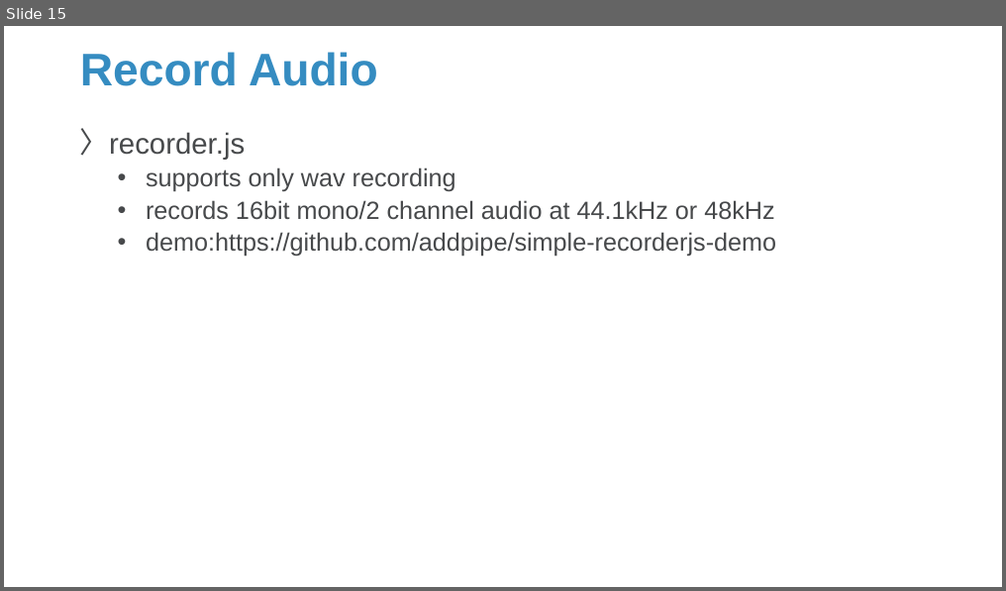
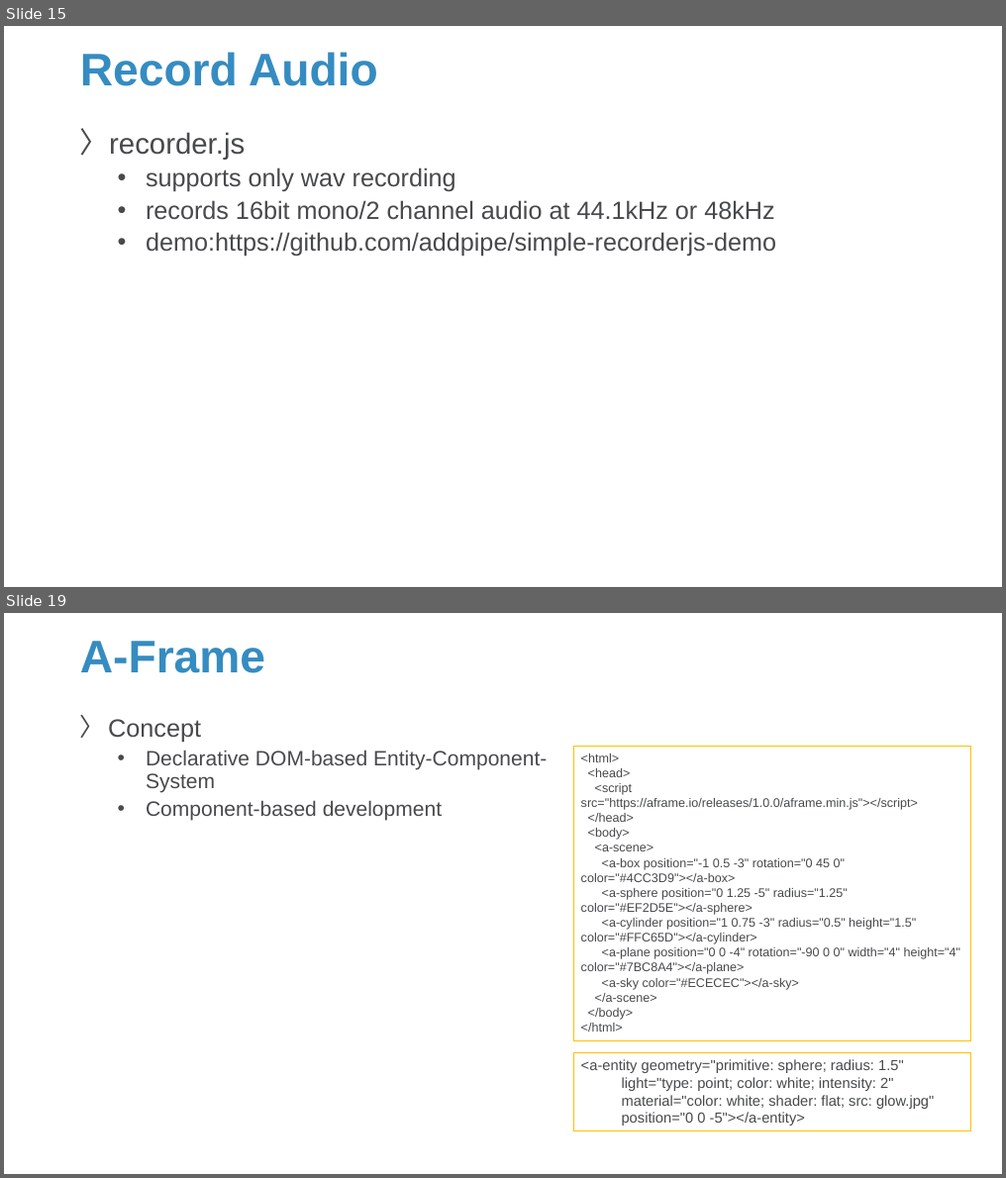
Before and after one commit to Sparks-Lu/TechNotes, a slide deck: Web/JavaScript-Notes.pptx. Shown one above the other, each under a label of ours: slide 15 before the commit, slides 15 and 19 after it; the slides between them are not shown. The pictures are 1006x591 and 1006x1178 pixels, drawn with LibreOffice and Linux fonts; fonts in the diff are those of the drawing; background and template pictures are left out. Boxes give left, top, right and bottom in pixels: in the first picture for what was removed or moved away, otherwise in the second. Text is boxed around its words. In the diff, an @@ line names an element or a change of style, - is before the commit and + after.

```diff
--- a/Web/JavaScript-Notes.pptx
+++ b/Web/JavaScript-Notes.pptx
@@ slide 19 added at (4, 613, 1002, 1174), background picture (left out) @@
@@ title added at (80, 641, 265, 673), 44 pt, text #358CC1, bold @@
+A-Frame
@@ text added at (108, 719, 547, 820), 20 pt, text #47494B @@
+〉 Concept
+  • Declarative DOM-based Entity-Component-System
+  • Component-based development
@@ rectangle added at (573, 747, 971, 1042), outline #FFC000 0.75 pt, 12 pt, text #47494B @@
+<html>
+<head>
+<script src="https://aframe.io/releases/1.0.0/aframe.min.js"></script>
+</head>
+<body>
+<a-scene>
+<a-box position="-1 0.5 -3" rotation="0 45 0" color="#4CC3D9"></a-box>
+<a-sphere position="0 1.25 -5" radius="1.25" color="#EF2D5E"></a-sphere>
+<a-cylinder position="1 0.75 -3" radius="0.5" height="1.5" color="#FFC65D"></a-cylinder>
+<a-plane position="0 0 -4" rotation="-90 0 0" width="4" height="4" color="#7BC8A4"></a-plane>
+<a-sky color="#ECECEC"></a-sky>
+</a-scene>
+</body>
+</html>
@@ rectangle added at (573, 1054, 971, 1131), outline #FFC000 0.75 pt, 14 pt, text #47494B @@
+<a-entity geometry="primitive: sphere; radius: 1.5"
+light="type: point; color: white; intensity: 2"
+material="color: white; shader: flat; src: glow.jpg"
+position="0 0 -5"></a-entity>
```
Also in this commit, not shown: 1 slide changed, 4 other slides added, 14 other files.
